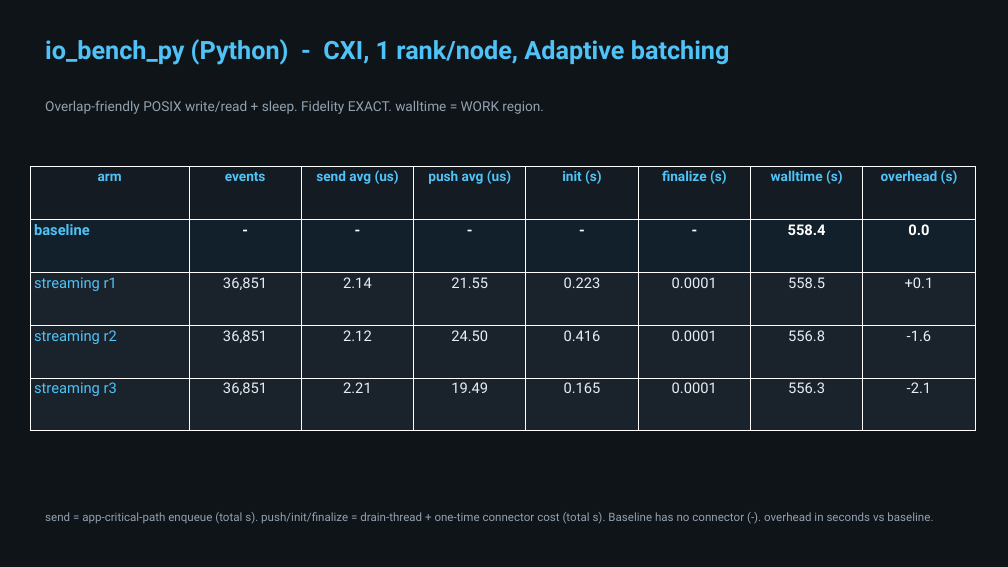
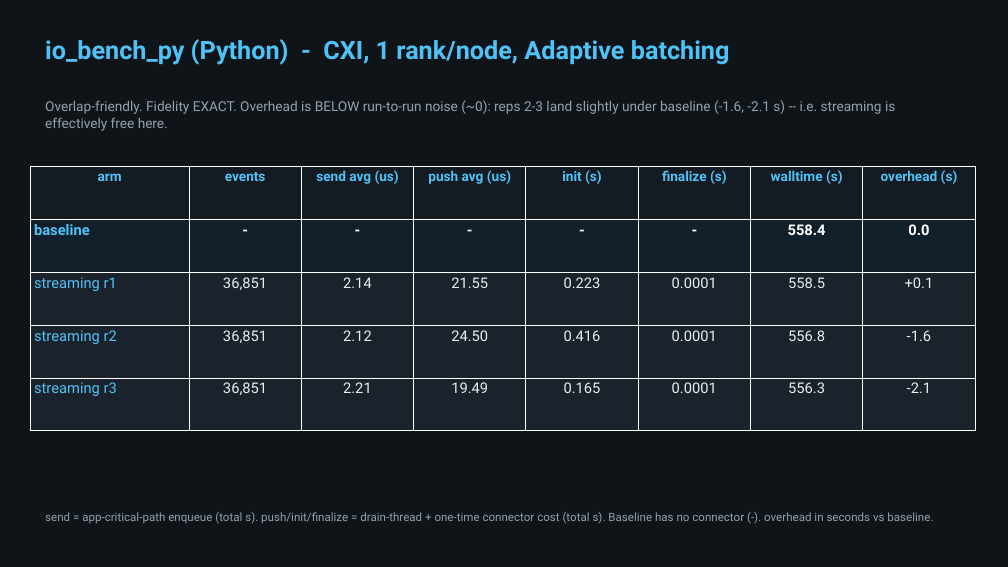
Before and after one commit to hariteja-jajula/darshan-mofka, a slide deck: slide 3 of deliverables/paper_overhead_tables.pptx. Drawn at 1008x567 pixels with LibreOffice and Linux fonts; fonts in the diff are those of the drawing. Boxes give left, top, right and bottom in pixels: in the first picture for what was removed or moved away, otherwise in the second. Text is boxed around its words. In the diff, an @@ line names an element or a change of style, - is before the commit and + after.

Commit message:
deliverables: mark per-workload overhead validity (baseline<=streaming) honestly
Subtitles now state which overheads are real vs below-noise:
- io_bench (C): small but consistent +1.1..1.3s (~0.2%), 3/3 reps valid.
- python-ml: large reproducible +137..140s (+66%), 3/3 reps valid.
- io_bench_py: overhead below run-to-run noise (~0); reps 2-3 land under baseline.
- mpi (paced): overhead below noise (~0); single rep -1.7s.
- dlio: wall cold/warm-dominated -> per-event is the metric.

```diff
--- a/deliverables/paper_overhead_tables.pptx
+++ b/deliverables/paper_overhead_tables.pptx
@@ text at (45, 100, 895, 131): text changed @@
-Overlap-friendly POSIX write/read + sleep. Fidelity EXACT. walltime = WORK region.
+Overlap-friendly. Fidelity EXACT. Overhead is BELOW run-to-run noise (~0): reps 2-3 land slightly under baseline (-1.6, -2.1 s) -- i.e. streaming is effectively free here.
```
Also in this commit, not shown: 3 other slides changed, 1 other file.
